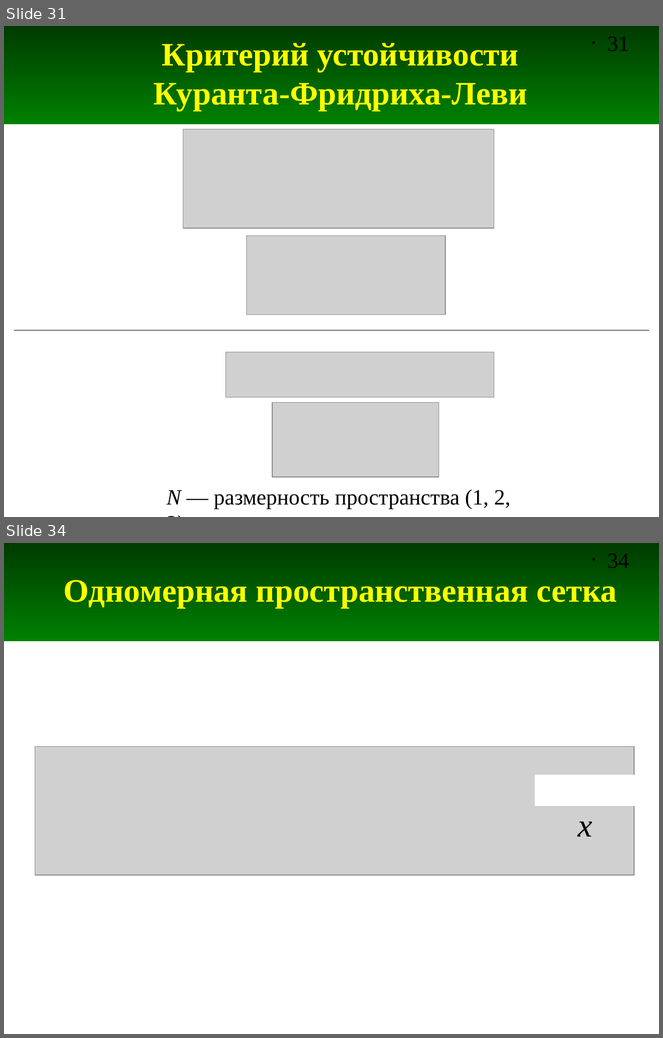
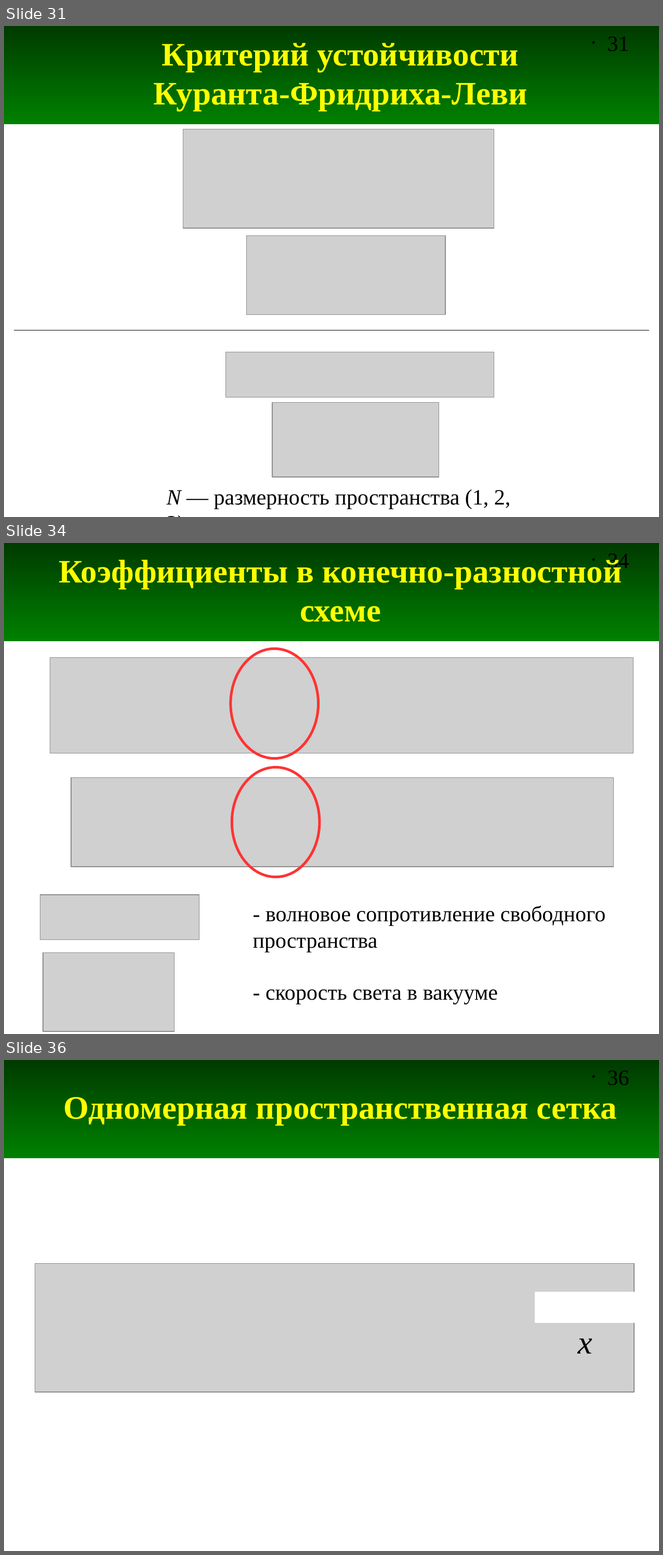
Before and after one commit to andris0147sv/modelling, a slide deck: FDTD.odp. Shown one above the other, each under a label of ours: slides 31 and 34 before the commit, slides 31, 34 and 36 after it; the slides between them are not shown. The pictures are 663x1038 and 663x1555 pixels, drawn with LibreOffice and Linux fonts; fonts in the diff are those of the drawing; grey boxes stand for pictures. Boxes give left, top, right and bottom in pixels: in the first picture for what was removed or moved away, otherwise in the second. Text is boxed around its words. In the diff, an @@ line names an element or a change of style, - is before the commit and + after.

```diff
--- a/FDTD.odp
+++ b/FDTD.odp
@@ slide 34 added at (x1=4, y1=543, x2=659, y2=1034), background #FFFFFF; not listed: 2 template elements that a slide beside it also shows @@
@@ title added at (x1=59, y1=557, x2=622, y2=622), 36 pt, text #FFFF00, bold @@
+Коэффициенты в конечно-разностной схеме
@@ ellipse added at (x1=231, y1=649, x2=319, y2=759), outline #FF3333 2.83 pt @@
@@ picture added at (x1=50, y1=657, x2=633, y2=753) @@
@@ ellipse added at (x1=232, y1=768, x2=320, y2=878), outline #FF3333 2.83 pt @@
@@ picture added at (x1=71, y1=778, x2=613, y2=866) @@
@@ picture added at (x1=40, y1=895, x2=199, y2=940) @@
@@ text added at (x1=253, y1=906, x2=606, y2=953), 24 pt, text #000000 @@
+- волновое сопротивление свободного
+пространства
@@ picture added at (x1=42, y1=953, x2=174, y2=1032) @@
@@ text added at (x1=266, y1=990, x2=498, y2=1005), 24 pt, text #000000 @@
+- скорость света в вакууме
@@ what was slide 34 is now slide 36 @@
@@ page number at (x1=608, y1=1070, x2=630, y2=1085): text changed @@
-• 34
+• 36
```
Also in this commit, not shown: 2 slides changed, 4 other slides added, 2 slides removed.
